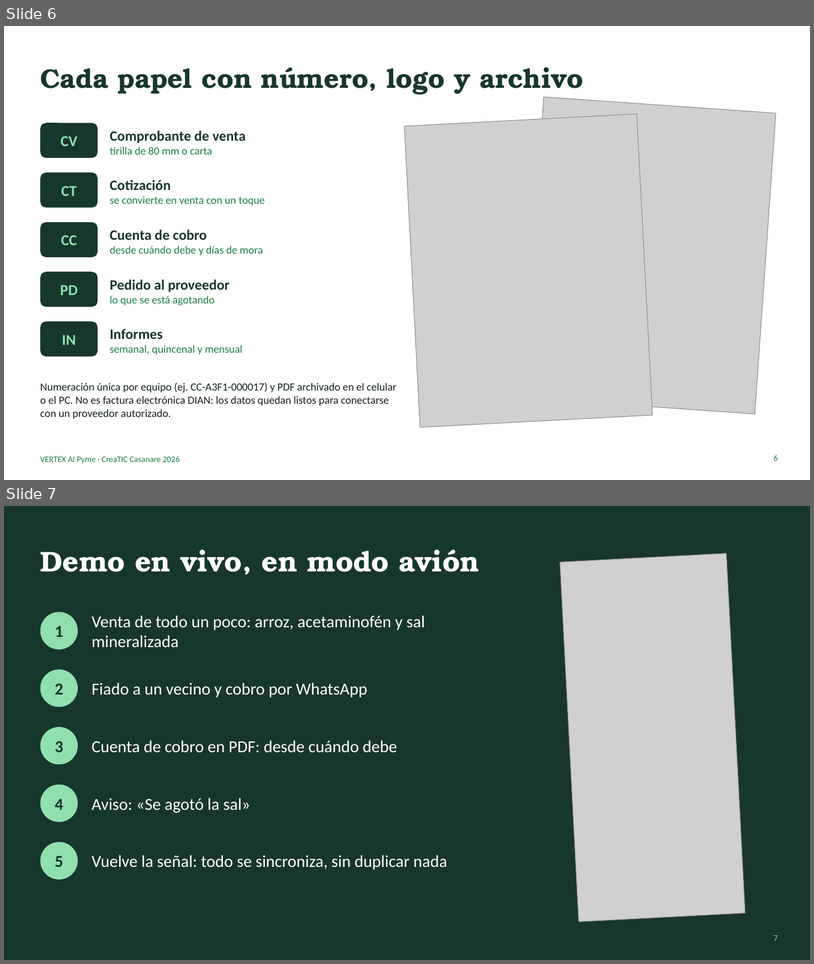
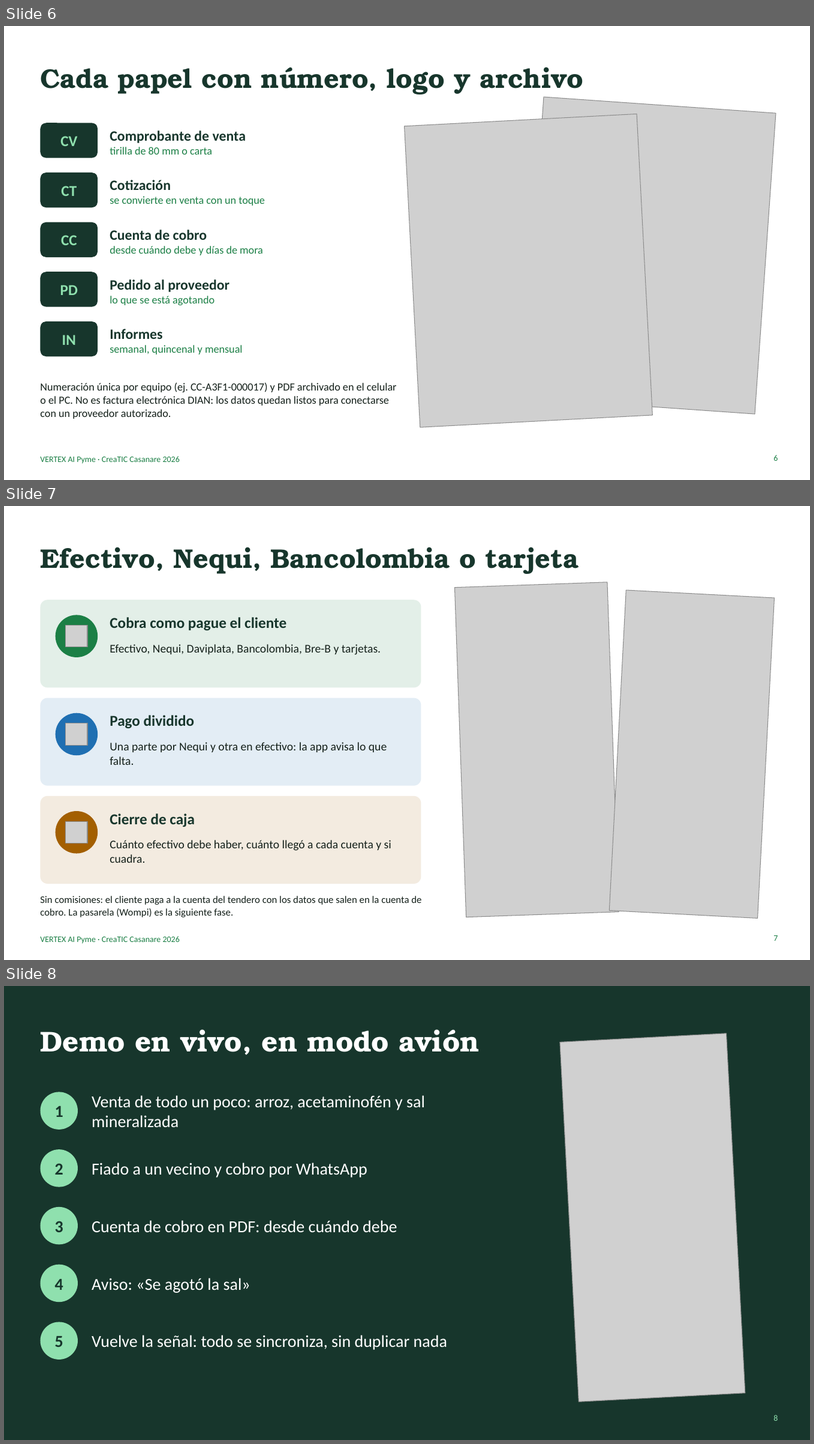
Before and after one commit to ingdavidortegaf-lab/vertex-ai-pyme, a slide deck: docs/pitch/VERTEX_AI_Pyme_Pitch.pptx. Shown one above the other, each under a label of ours: slides 6 and 7 before the commit, slides 6, 7 and 8 after it. The pictures are 814x964 and 814x1444 pixels, drawn with LibreOffice and Linux fonts; fonts in the diff are those of the drawing; grey boxes stand for pictures. Boxes give left, top, right and bottom in pixels: in the first picture for what was removed or moved away, otherwise in the second. Text is boxed around its words. In the diff, an @@ line names an element or a change of style, - is before the commit and + after.

```diff
--- a/docs/pitch/VERTEX_AI_Pyme_Pitch.pptx
+++ b/docs/pitch/VERTEX_AI_Pyme_Pitch.pptx
@@ slide 7 added at (4, 506, 810, 960), background #FFFFFF; not listed: 1 template element that a slide beside it also shows @@
@@ title added at (40, 547, 579, 574), 32 pt, text #17362C, bold @@
+Efectivo, Nequi, Bancolombia o tarjeta
@@ picture added at (455, 582, 620, 917) @@
@@ picture added at (610, 590, 775, 918) @@
@@ rounded rectangle added at (40, 600, 422, 687), fill #1B7F45 at 12% opacity @@
@@ ellipse added at (56, 615, 98, 657), fill #1B7F45 @@
@@ picture added at (66, 625, 87, 647) @@
@@ text added at (110, 617, 287, 631), 18 pt, text #17362C, bold @@
+Cobra como pague el cliente
@@ text added at (110, 644, 381, 655), 14 pt, text #14201A @@
+Efectivo, Nequi, Daviplata, Bancolombia, Bre-B y tarjetas.
@@ rounded rectangle added at (40, 698, 422, 786), fill #1F6FB2 at 12% opacity @@
@@ ellipse added at (56, 713, 98, 755), fill #1F6FB2 @@
@@ text added at (110, 715, 194, 729), 18 pt, text #17362C, bold @@
+Pago dividido
@@ picture added at (66, 723, 87, 745) @@
@@ text added at (110, 742, 387, 765), 14 pt, text #14201A @@
+Una parte por Nequi y otra en efectivo: la app avisa lo que falta.
@@ rounded rectangle added at (40, 796, 422, 883), fill #A35F00 at 12% opacity @@
@@ ellipse added at (56, 811, 98, 853), fill #A35F00 @@
@@ picture added at (66, 821, 87, 843) @@
@@ text added at (110, 813, 195, 827), 18 pt, text #17362C, bold @@
+Cierre de caja
@@ text added at (110, 840, 392, 862), 14 pt, text #14201A @@
+Cuánto efectivo debe haber, cuánto llegó a cada cuenta y si cuadra.
@@ text added at (40, 895, 422, 917), 12 pt, text #14201A @@
+Sin comisiones: el cliente paga a la cuenta del tendero con los datos que salen en la cuenta de cobro. La pasarela (Wompi) es la siguiente fase.
@@ page number added at (774, 935, 778, 940), 10 pt, text #1B7F45 @@
+7
@@ what was slide 7 is now slide 8 @@
@@ page number at (774, 1414, 778, 1420): text changed @@
-7
+8
```
Also in this commit, not shown: 2 slides changed, 1 other slide added, 21 other files.
